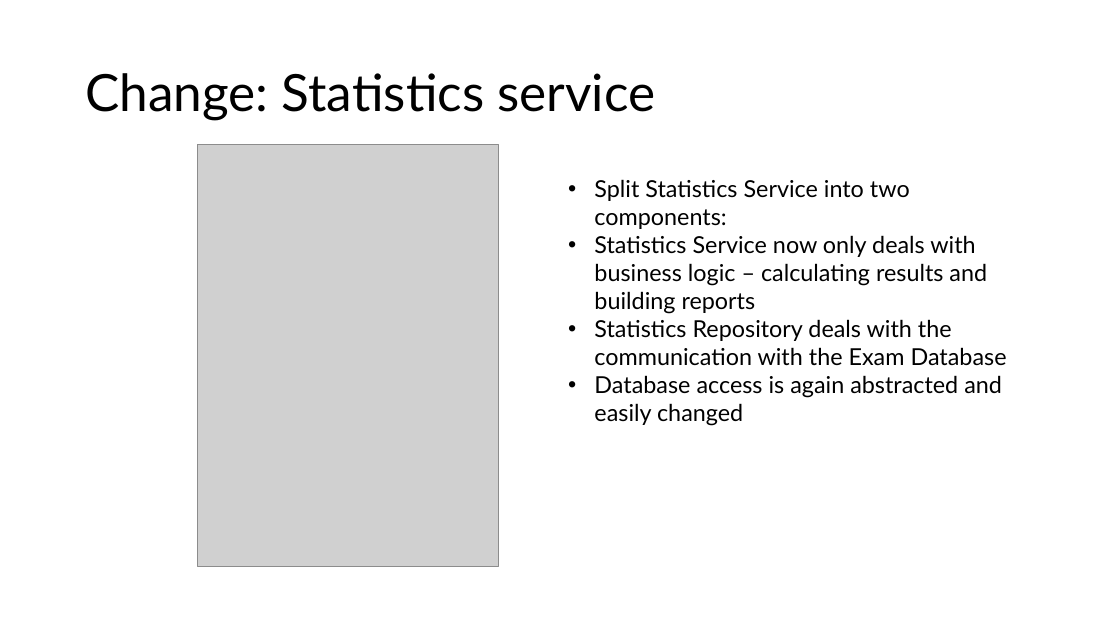
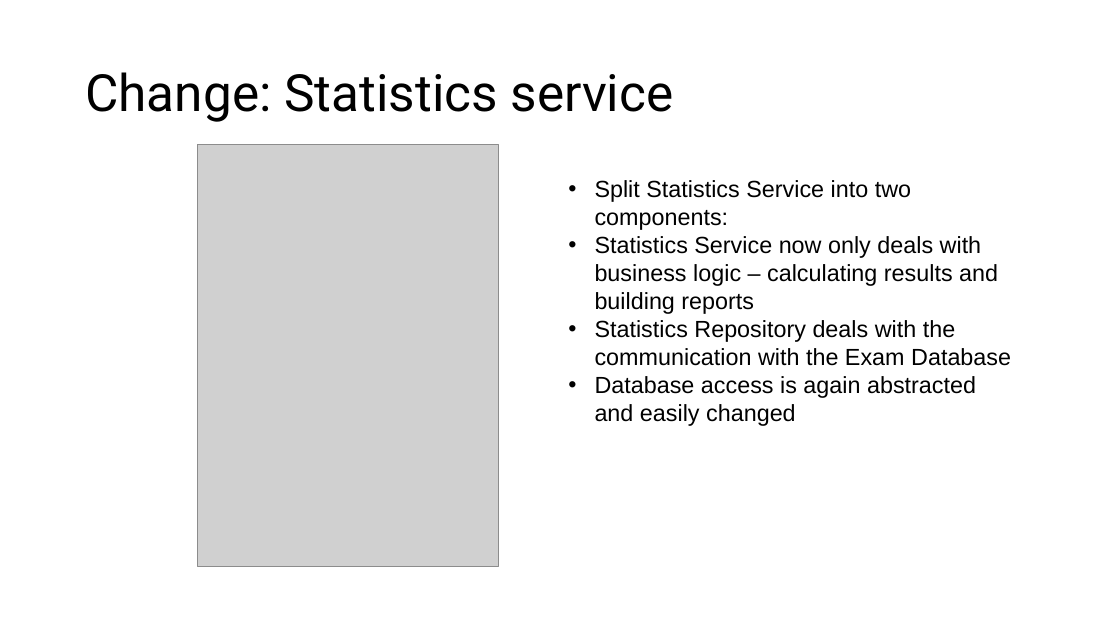
Before and after one commit to Jan-Novak00/Enrollments1, a slide deck: slide 7 of Milestone2/Presentation_Milestone2.pptx. Drawn at 1120x630 pixels with LibreOffice and Linux fonts; fonts in the diff are those of the drawing; grey boxes stand for pictures. Boxes give left, top, right and bottom in pixels: in the first picture for what was removed or moved away, otherwise in the second. Text is boxed around its words. In the diff, an @@ line names an element or a change of style, - is before the commit and + after.

```diff
--- a/Milestone2/Presentation_Milestone2.pptx
+++ b/Milestone2/Presentation_Milestone2.pptx
@@ title "Change: Statistics service" at (85, 72, 674, 122): font Lato to Roboto @@
@@ text "Split Statistics Service into two ..." at (595, 180, 1011, 426): font Lato to Arial @@
```
Also in this commit, not shown: 6 other slides changed, 4 slides added.
